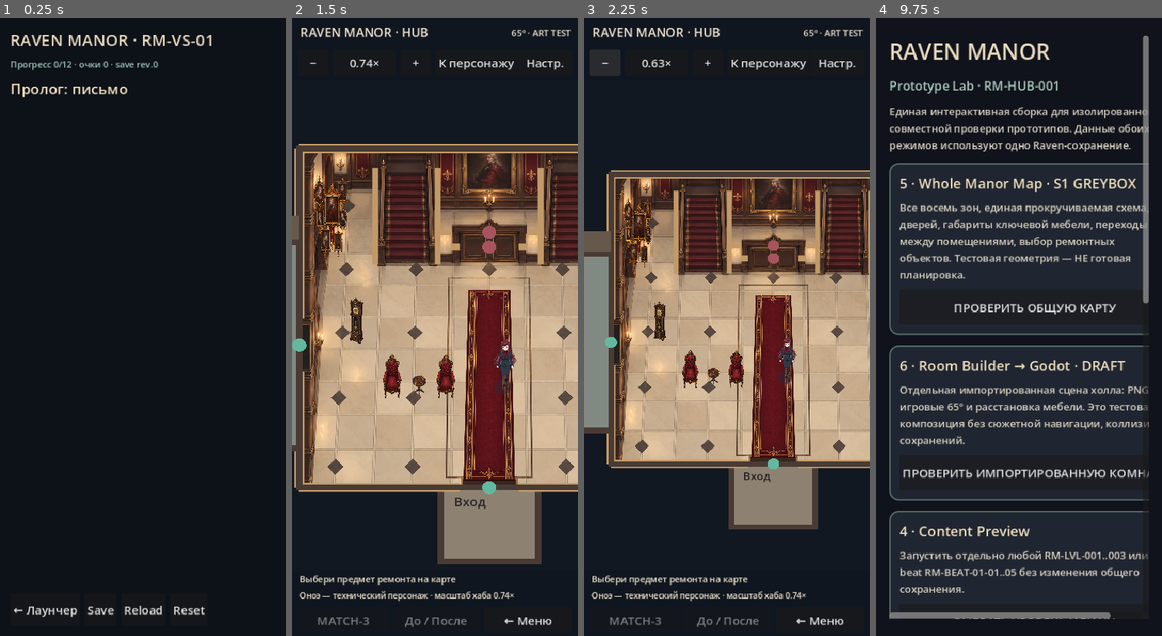
Above: before the commit, frames 1-4 (left to right).
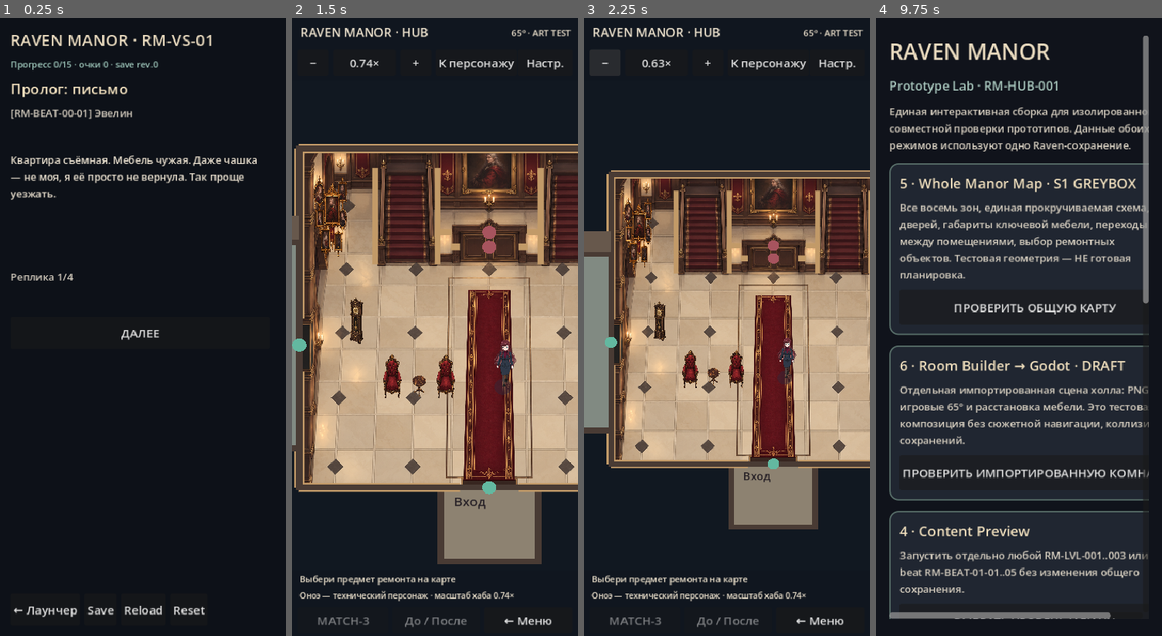
Above: after the commit, the same moments.

Repository: bezdredoff/RavenManor-Godot
Game: Godot game, scene res://scenes/raven/vertical_slice.tscn
The game is run twice, just before and just after one commit, with the same random seed, the same clock (stepped at 60 frames per second) and the same inputs. This scene is started directly instead of the project's main scene.
Inputs:
- Up to frame 1 (0.25 s): no input
- Up to frame 2 (1.5 s): click "← Лаунчер" at 0.5 s; click "ПРОВЕРИТЬ ОБЩУЮ КАРТУ" at 1.25 s
- Up to frame 3 (2.25 s): click "−" at 2 s
- Up to frame 4 (9.75 s): click "0.63×" at 2.75 s; click "0.74×" at 3.5 s; click "0.80×" at 4.25 s; click "0.68×" at 5 s; click "+" at 5.75 s; click "0.87×" at 6.5 s; click "К персонажу" at 7.25 s; click "Настр." at 8 s; click "Скрыть" at 8.75 s; click "← Меню" at 9.5 s

The runs differ from the first frame. In frame 1, 2.0% of the frame differs, in the area x 3-90%, y 7-53%; in frame 2, nothing differs; in frame 3, nothing differs; in frame 4, less than 0.1%.
Error before the commit: Invalid access to property or key 'letter' on a base object of type 'Dictionary'. (res://scripts/raven/vertical_slice.gd:69)

Commit message:
fix: display reviewed prologue and updated Match-3 tile sets

Diff:
--- a/scripts/raven/vertical_slice.gd
+++ b/scripts/raven/vertical_slice.gd
@@ -8,8 +8,8 @@
 const Match3 = preload("res://scripts/raven/raven_match3_game.gd")
 const VN = preload("res://scripts/raven/raven_vn_player.gd")
 
-const TILE_COLORS := {"raven":Color("40506b"),"key":Color("b8954d"),"rose":Color("884f62"),"candle":Color("d5c38b"),"book":Color("5d704d")}
-const TILE_MARKS := {"raven":"R","key":"K","rose":"✦","candle":"C","book":"B"}
+const TILE_COLORS := {"raven":Color("40506b"),"key":Color("b8954d"),"rose":Color("884f62"),"candle":Color("d5c38b"),"book":Color("5d704d"),"cup":Color("e8dcc8"),"brooch":Color("a883bc"),"quill":Color("bc9b73")}
+const TILE_MARKS := {"raven":"R","key":"K","rose":"✦","candle":"C","book":"B","cup":"☕","brooch":"◆","quill":"Q"}
 
 var store := Store.new()
 var state := Snapshot.fresh()
@@ -51,7 +51,7 @@
 func _render() -> void:
 	for child in body.get_children(): child.queue_free()
 	step = Director.next_step(state)
-	status.text = "Прогресс %d/12 · очки %d · save rev.%d" % [_step_index(step.id), state.workPoints, state.revision]
+	status.text = "Прогресс %d/%d · очки %d · save rev.%d" % [_step_index(step.id), Director.STEPS.size() - 1, state.workPoints, state.revision]
 	body.add_child(_label(str(step.title), 20, Color("f0dfbd")))
 	match str(step.kind):
 		"map","restore","clue":
@@ -66,7 +66,8 @@
 
 
 func _render_vn() -> void:
-	var config: Dictionary = content.vnScenes[str(step.scene)]
+	var scene_id := str(step.scene)
+	var config: Dictionary = content.get("prologueScenes", {}).get(scene_id, content.vnScenes.get(scene_id, {}))
 	if vn_player == null or vn_player.scene.get("beatId", "") != config.beatId:
 		vn_player = VN.new(); vn_player.open(config)
 	body.add_child(_paragraph("[%s] %s" % [config.beatId, vn_player.current_speaker()]))
@@ -140,7 +141,7 @@
 
 func _step_index(current: String) -> int:
 	for index in Director.STEPS.size():
-		if Director.STEPS[index].id == current: return mini(index, 12)
+		if Director.STEPS[index].id == current: return index
 	return 0
 
 
